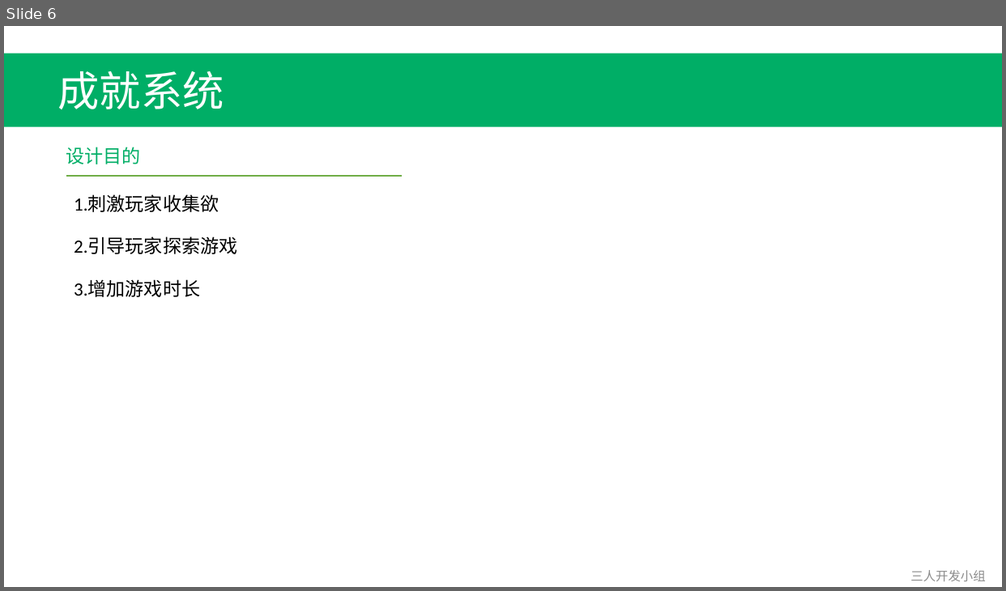
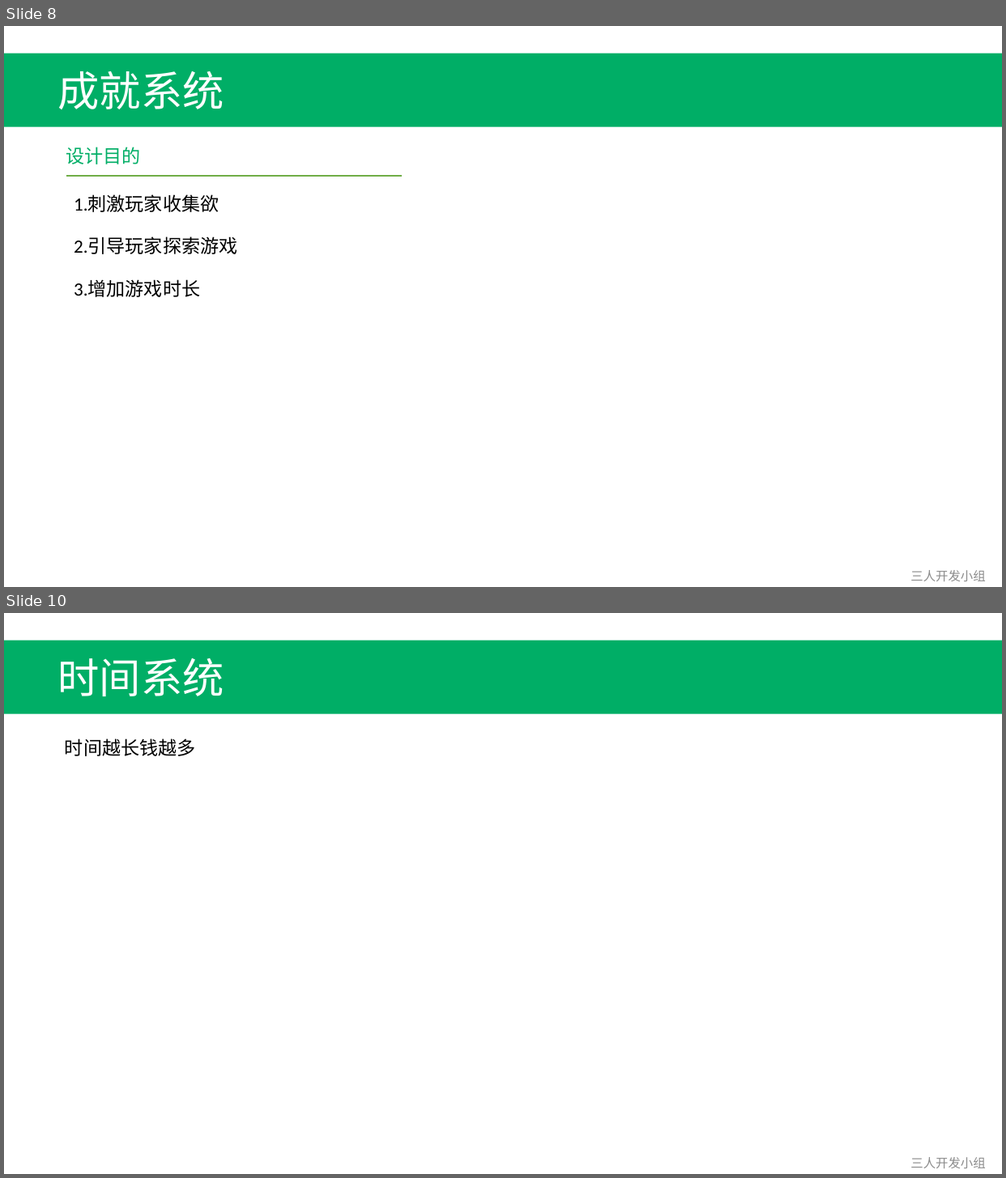
Before and after one commit to Fordebt/Give-me-my-money, a slide deck: 系统.pptx. Shown one above the other, each under a label of ours: slide 6 before the commit, slides 8 and 10 after it; the slides between them are not shown. The pictures are 1006x591 and 1006x1178 pixels, drawn with LibreOffice and Linux fonts; fonts in the diff are those of the drawing. Boxes give left, top, right and bottom in pixels: in the first picture for what was removed or moved away, otherwise in the second. Text is boxed around its words. In the diff, an @@ line names an element or a change of style, - is before the commit and + after.

```diff
--- a/系统.pptx
+++ b/系统.pptx
@@ slide 10 added at [4,613,1002,1174], background #FFFFFF @@
@@ rectangle added at [4,640,1002,713], fill #00AE66 @@
@@ text added at [58,658,224,696], 40 pt, text #FFFFFF @@
+时间系统
@@ text added at [65,739,196,756], 18 pt, text #000000 @@
+时间越长钱越多
@@ text added at [910,1157,985,1169], 12 pt, text #8C8C8C @@
+三人开发小组
@@ what was slide 6 is now slide 8 @@
```
Also in this commit, not shown: 5 slides changed, 3 other files.
